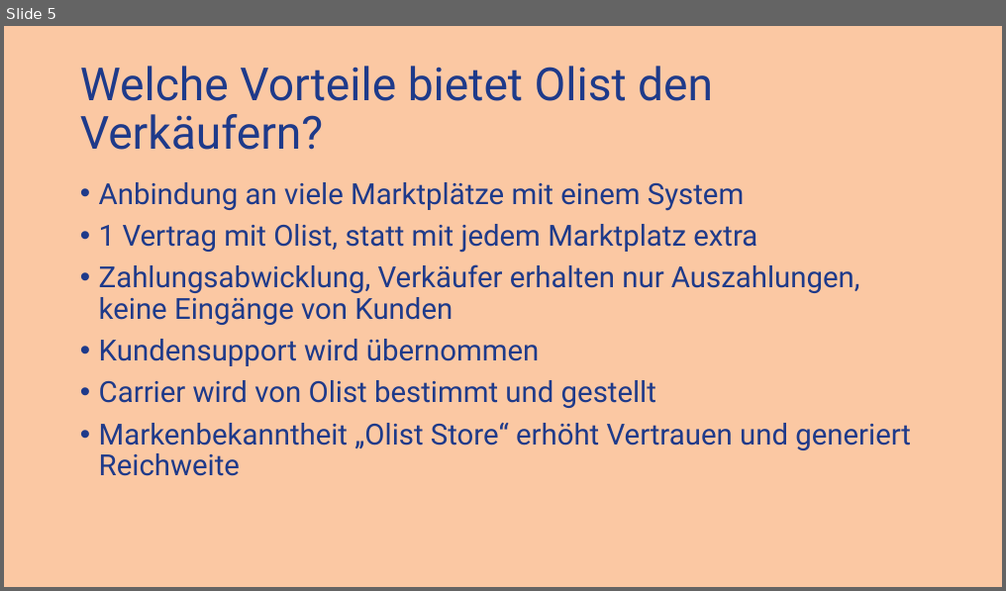
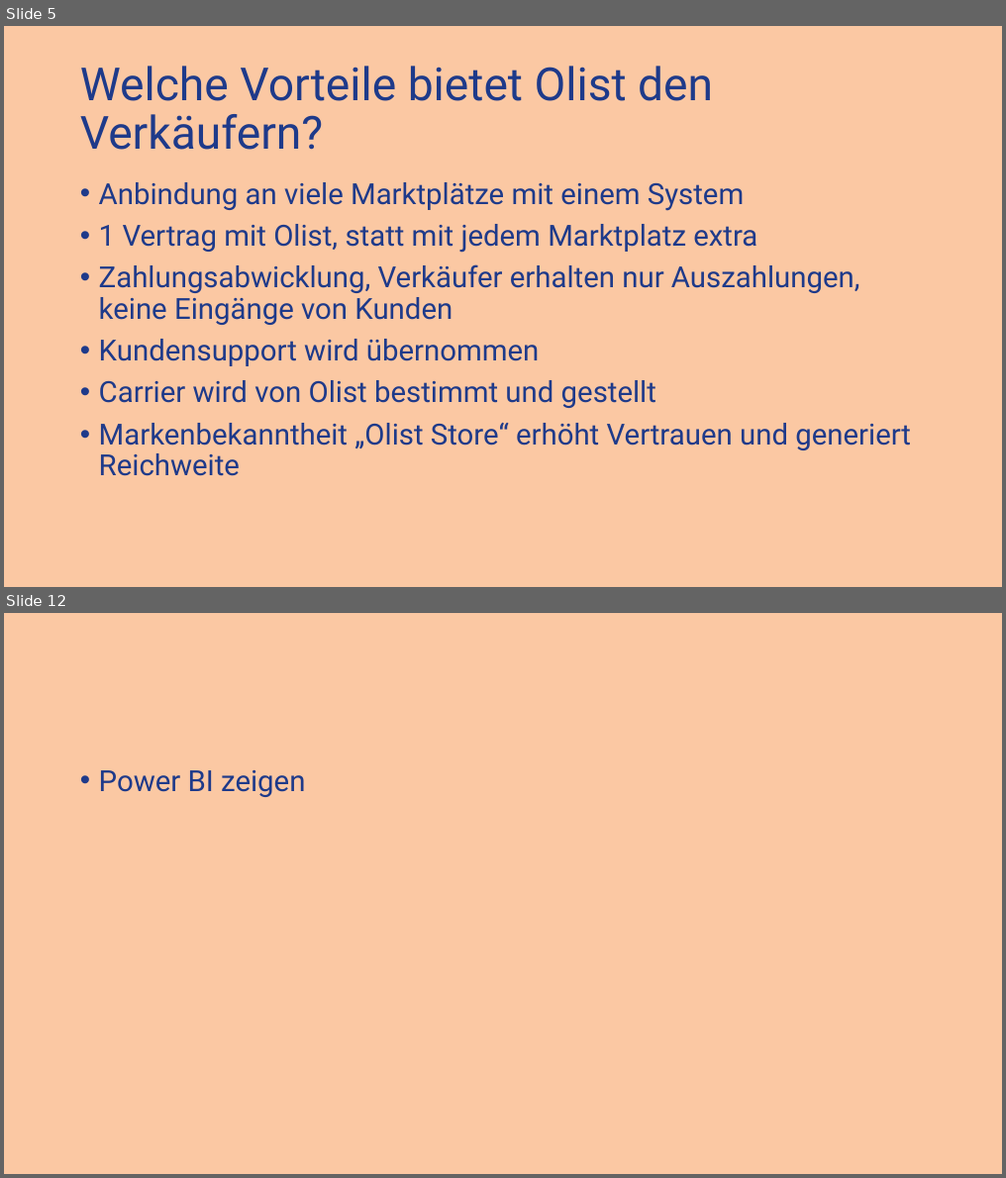
Before and after one commit to dtyrna/olist-marketplace-analysis, a slide deck: docs/Olist-Ecommerce.pptx. Shown one above the other, each under a label of ours: slide 5 before the commit, slides 5 and 12 after it; the slides between them are not shown. The pictures are 1006x591 and 1006x1178 pixels, drawn with LibreOffice and Linux fonts; fonts in the diff are those of the drawing. Boxes give left, top, right and bottom in pixels: in the first picture for what was removed or moved away, otherwise in the second. Text is boxed around its words. In the diff, an @@ line names an element or a change of style, - is before the commit and + after.

Commit message:
first draft Power Point

```diff
--- a/docs/Olist-Ecommerce.pptx
+++ b/docs/Olist-Ecommerce.pptx
@@ slide 12 added at [4, 613, 1002, 1174], background #FBC8A3 @@
@@ text added at [99, 770, 305, 797], 28 pt, text #1E3A8A @@
+• Power BI zeigen
```
Also in this commit, not shown: 3 slides changed, 10 other slides added.
